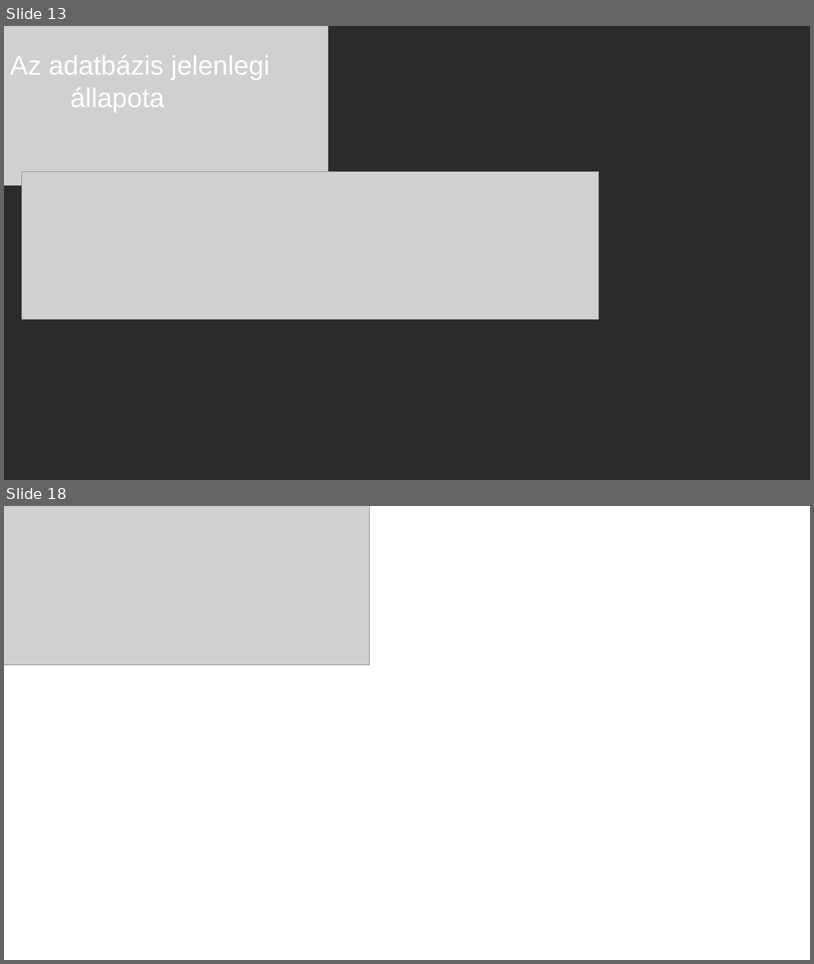
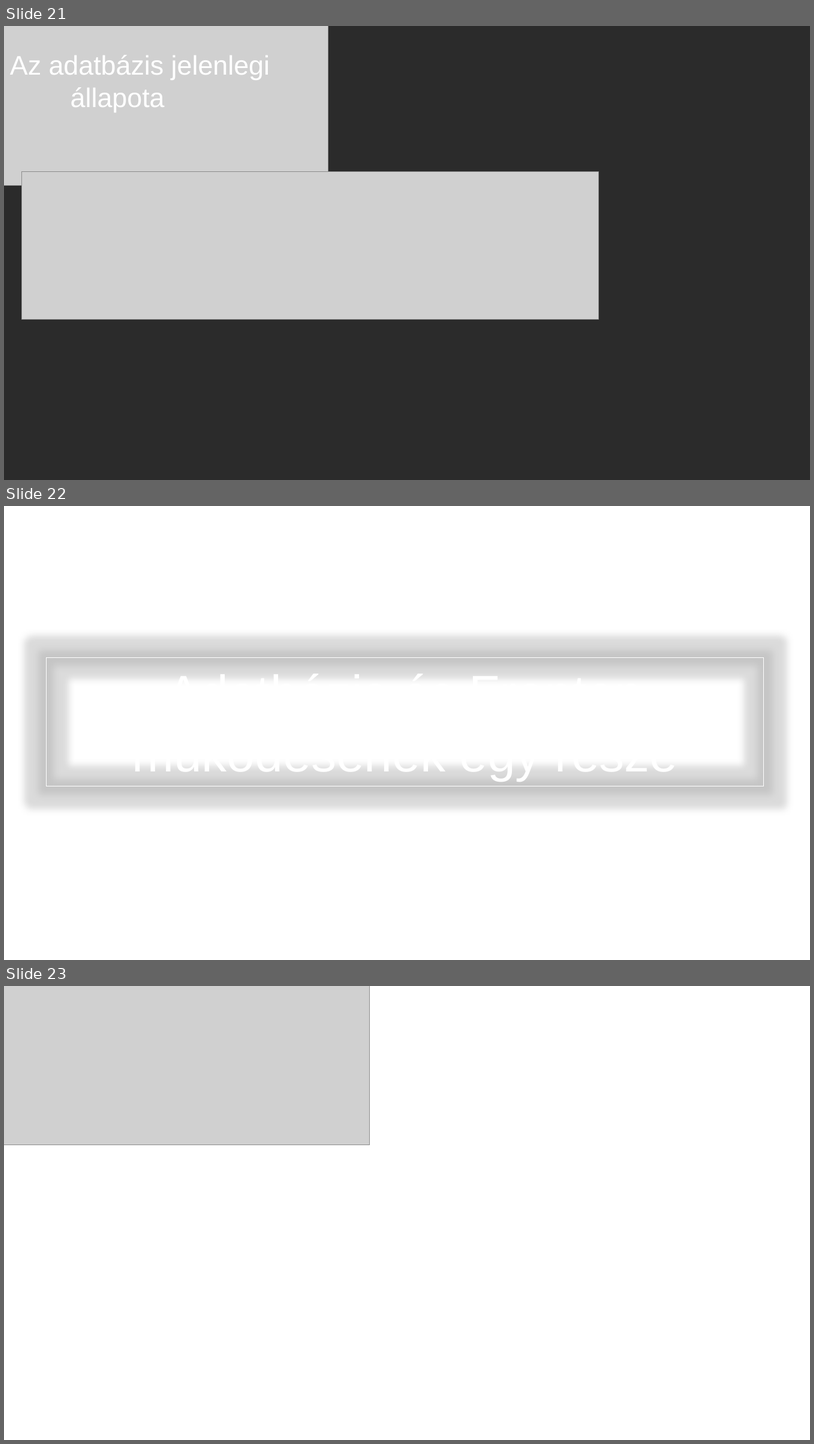
Before and after one commit to ponuzsr/vizsgaremek, a slide deck: Vizsgaremek_Ppt.pptx. Shown one above the other, each under a label of ours: slides 13 and 18 before the commit, slides 21, 22 and 23 after it; the slides between them are not shown. The pictures are 814x964 and 814x1444 pixels, drawn with LibreOffice and Linux fonts; fonts in the diff are those of the drawing; grey boxes stand for pictures; background and template pictures are left out; a plain dark background stands for a picture behind light text. Boxes give left, top, right and bottom in pixels: in the first picture for what was removed or moved away, otherwise in the second. Text is boxed around its words. In the diff, an @@ line names an element or a change of style, - is before the commit and + after.

```diff
--- a/Vizsgaremek_Ppt.pptx
+++ b/Vizsgaremek_Ppt.pptx
@@ slide 22 added at <box>4,506,810,960</box>, background picture (left out) @@
@@ rectangle added at <box>46,657,764,786</box>, outline #FFFFFF 0.75 pt, 60 pt, text #FFFFFF @@
+Adatbázis és Fronten működésének egy része
@@ what was slide 13 is now slide 21 @@
@@ what was slide 18 is now slide 23 @@
```
Also in this commit, not shown: 7 slides changed, 11 other slides added, 7 slides removed.
